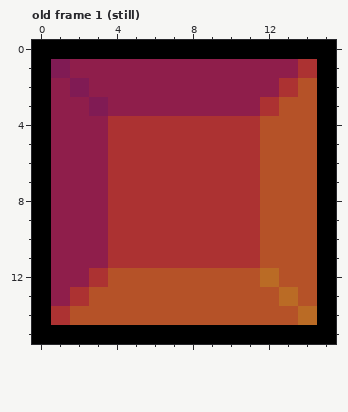
A pixel-art file gets an edit: Assets/Aseprite/red.aseprite. Above, as it was before the edit.
16x16 pixels, 15 frames. Pixels under 10% opacity are left out. Shown: old frame 1 (still). The commit also changed other frames, which this record leaves out.
Once edited:
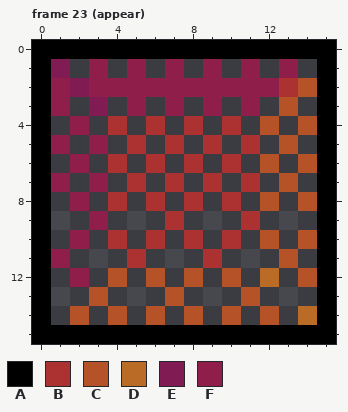
Palette (. is transparent): A #000000  B #ac3232  C #b55228  D #ba6b25  E #801b54  F #8f1e4b
A new or re-ordered frame is compared with the old frame closest to it.
Change:
frames 15 -> 31
layer "background" removed
layer "gem" removed
--- frame 23 (appear) is new; against old frame 1 (still)
@@ x 0..15 @@
  0 AAAAAAAAAAAAAAAA
- 1 AEFFFFFFFFFFFFBA
+ 1 AE.F.F.F.F.F.F.A
  2 AFEFFFFFFFFFFBCA
- 3 AFFEFFFFFFFFBCCA
- 4 AFFFBBBBBBBBCCCA
- 5 AFFFBBBBBBBBCCCA
- 6 AFFFBBBBBBBBCCCA
- 7 AFFFBBBBBBBBCCCA
- 8 AFFFBBBBBBBBCCCA
- 9 AFFFBBBBBBBBCCCA
-10 AFFFBBBBBBBBCCCA
-11 AFFFBBBBBBBBCCCA
-12 AFFBCCCCCCCCDCCA
-13 AFBCCCCCCCCCCDCA
-14 ABCCCCCCCCCCCCDA
+ 3 AF.E.F.F.F.F.C.A
+ 4 A.F.B.B.B.B.C.CA
+ 5 AF.F.B.B.B.B.C.A
+ 6 A.F.B.B.B.B.C.CA
+ 7 AF.F.B.B.B.B.C.A
+ 8 A.F.B.B.B.B.C.CA
+ 9 A..F...B...B...A
+10 A.F.B.B.B.B.C.CA
+11 AF...B...B...C.A
+12 A.F.C.C.C.C.D.CA
+13 A..C...C...C...A
+14 A.C.C.C.C.C.C.DA
 15 AAAAAAAAAAAAAAAA
Pixel boxes of the changes (left, top, right, bottom) in both pictures:
erased: (51, 59, 317, 325)
